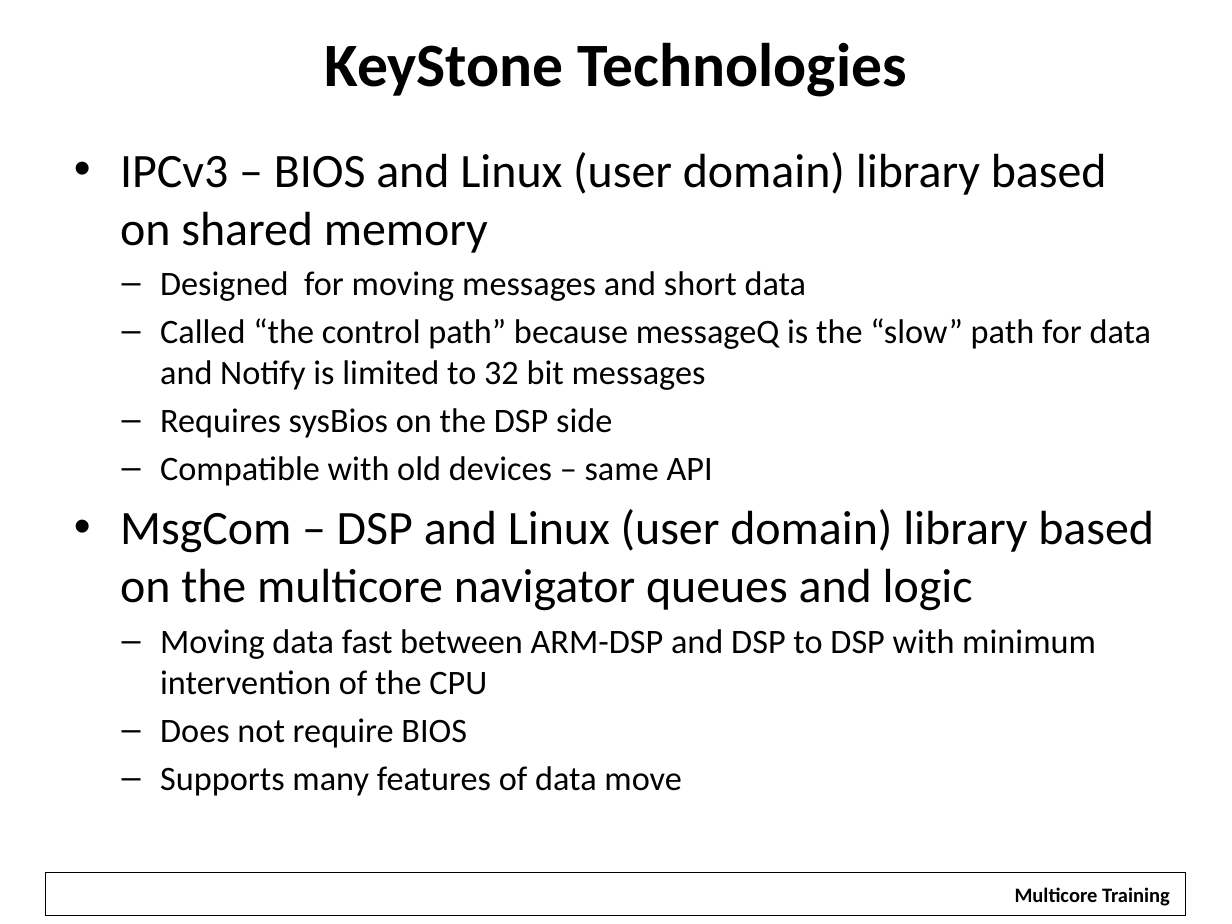
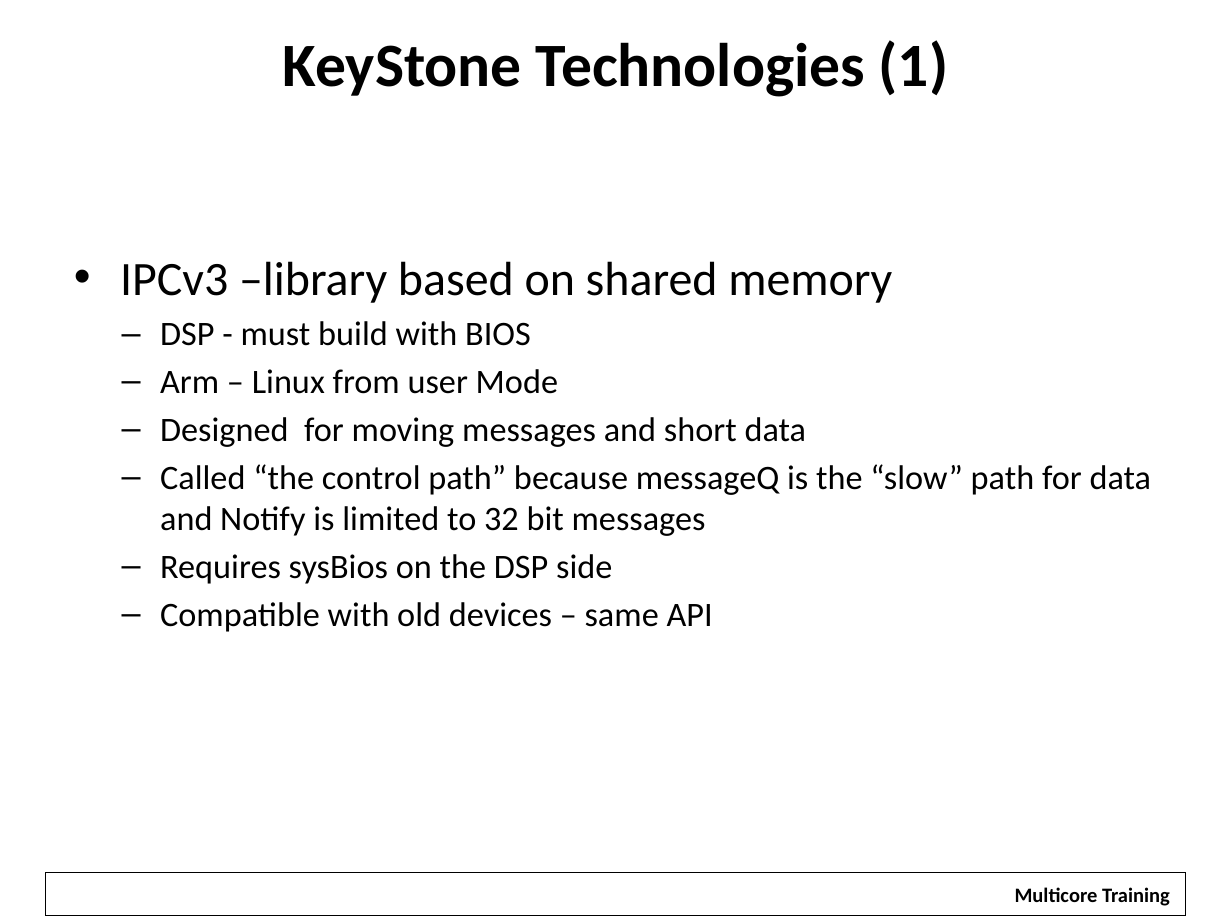
Before and after one commit to hari1989/keystone-workshop, a slide deck: slide 6 of preliminary/Working/presentations/KeyStoneII_ IPC.pptx. Drawn at 1232x924 pixels with LibreOffice and Linux fonts; fonts in the diff are those of the drawing; background and template pictures are left out. Boxes give left, top, right and bottom in pixels: in the first picture for what was removed or moved away, otherwise in the second. Text is boxed around its words. In the diff, an @@ line names an element or a change of style, - is before the commit and + after.

```diff
--- a/preliminary/Working/presentations/KeyStoneII_ IPC.pptx
+++ b/preliminary/Working/presentations/KeyStoneII_ IPC.pptx
@@ title at [283,40,948,97]: text changed @@
-KeyStone Technologies
+KeyStone Technologies (1)
@@ text "IPCv3 –library based on shared ...": place and size @@
-text "IPCv3 –library based on shared ..." at [120,152,1154,796]
+text "IPCv3 –library based on shared ..." at [120,261,1152,632]
@@ text at [120,261,892,394]: text changed; size 28 to 20 pt @@
-• IPCv3 – BIOS and Linux (user domain) library based on shared memory
+• IPCv3 –library based on shared memory
+  – DSP - must build with BIOS
+  – Arm – Linux from user Mode
@@ text at [120,509,1154,796]: paragraphs removed @@
-• MsgCom – DSP and Linux (user domain) library based on the multicore navigator queues and logic
-  – Moving data fast between ARM-DSP and DSP to DSP with minimum intervention of the CPU
-  – Does not require BIOS
-  – Supports many features of data move
```
Also in this commit, not shown: 1 slide added.
